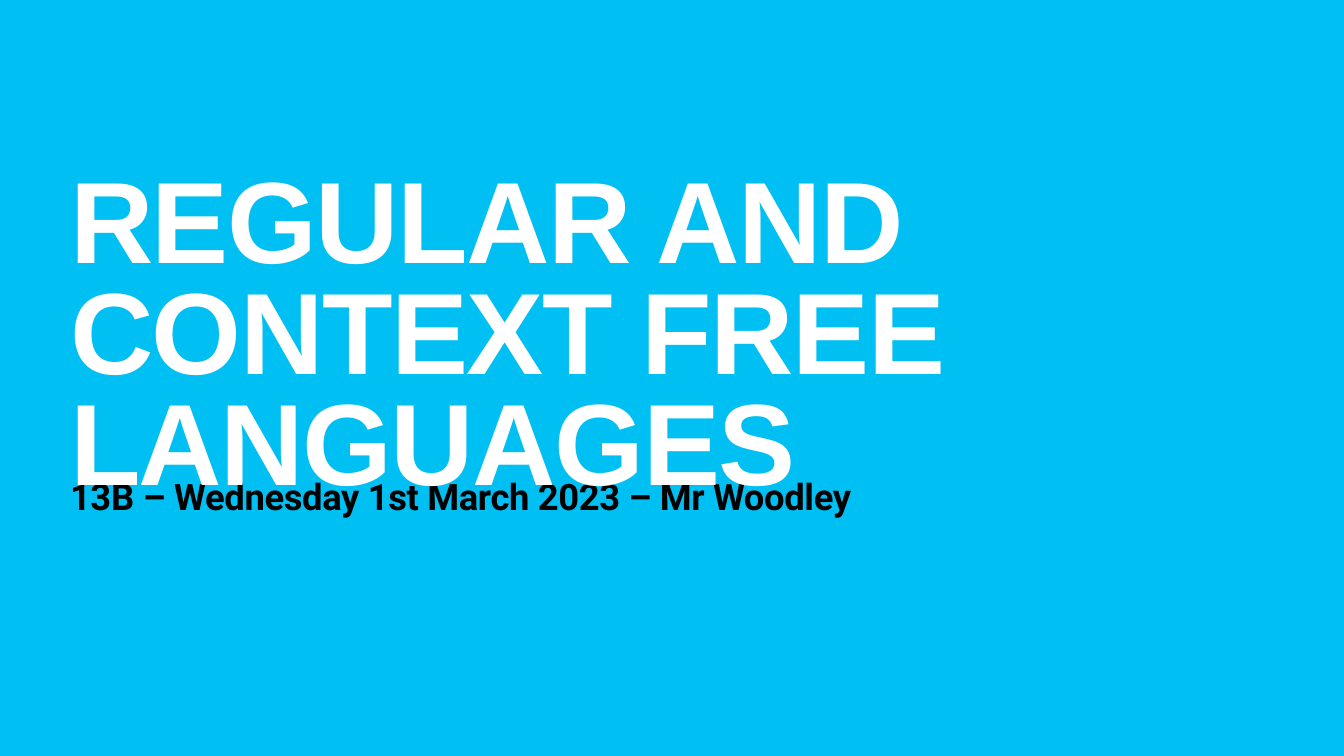
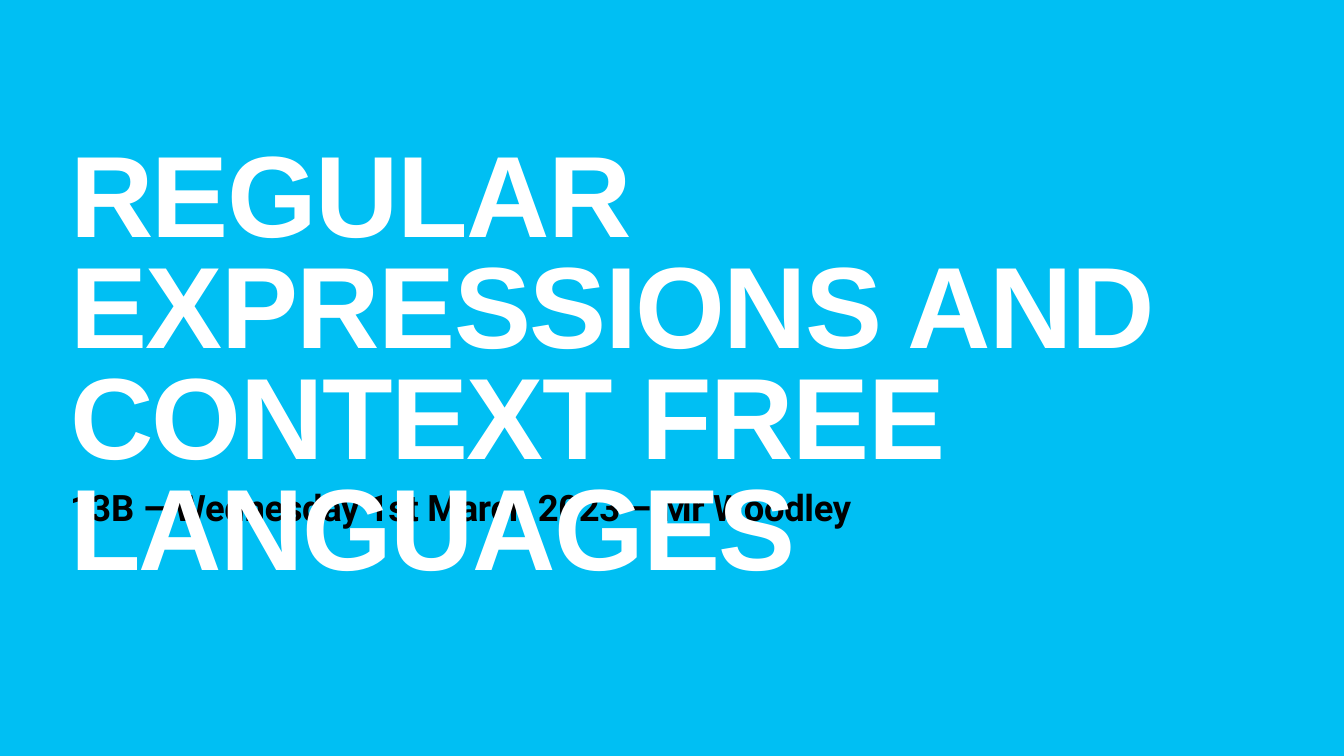
Before and after one commit to TommyWoodley/teaching, a slide deck: slide 1 of ALevel/RegularAndContextFreeLanguages/RegularExpressionsAndContextFreeLanguages.pptx. Drawn at 1344x756 pixels with LibreOffice and Linux fonts; fonts in the diff are those of the drawing. Boxes give left, top, right and bottom in pixels: in the first picture for what was removed or moved away, otherwise in the second. Text is boxed around its words. In the diff, an @@ line names an element or a change of style, - is before the commit and + after.

Commit message:
added regular expressions powerpoint

```diff
--- a/ALevel/RegularAndContextFreeLanguages/RegularExpressionsAndContextFreeLanguages.pptx
+++ b/ALevel/RegularAndContextFreeLanguages/RegularExpressionsAndContextFreeLanguages.pptx
@@ title at (70, 156, 1155, 571): text changed @@
-REGULAR AND CONTEXT FREE LANGUAGES
+REGULAR EXPRESSIONS AND CONTEXT FREE LANGUAGES
@@ subtitle "13B – Wednesday 1st March ...": place and size @@
-subtitle "13B – Wednesday 1st March ..." at (70, 477, 851, 518)
+subtitle "13B – Wednesday 1st March ..." at (70, 488, 851, 531)
```
Also in this commit, not shown: 3 slides added, 1 slide removed.
